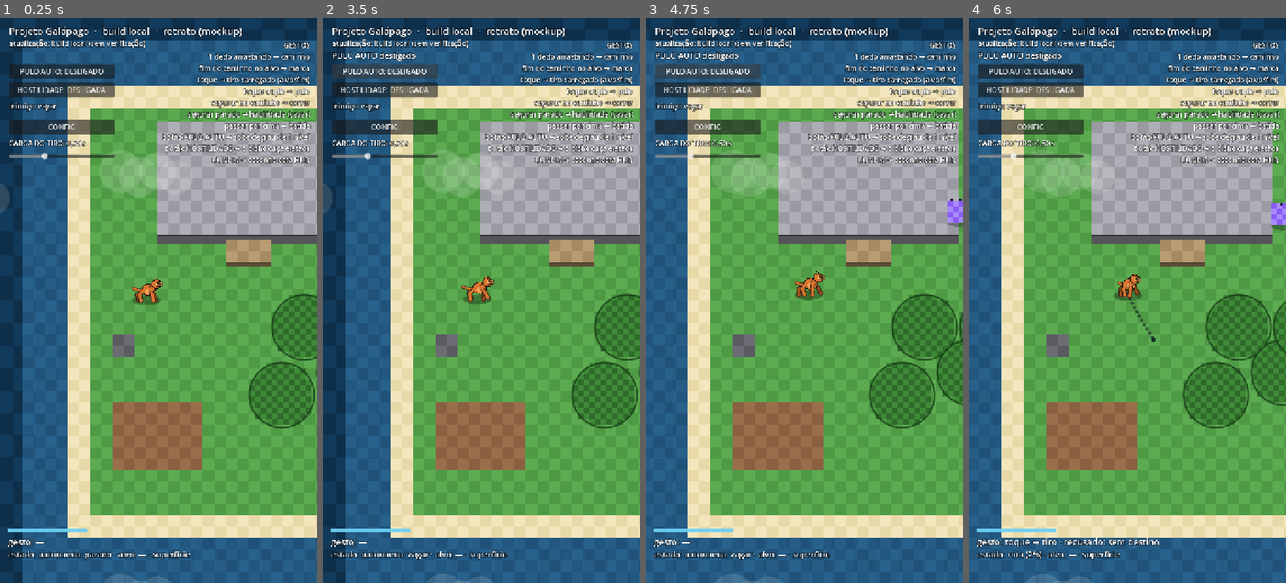
Above: before the commit, frames 1-4 (left to right).
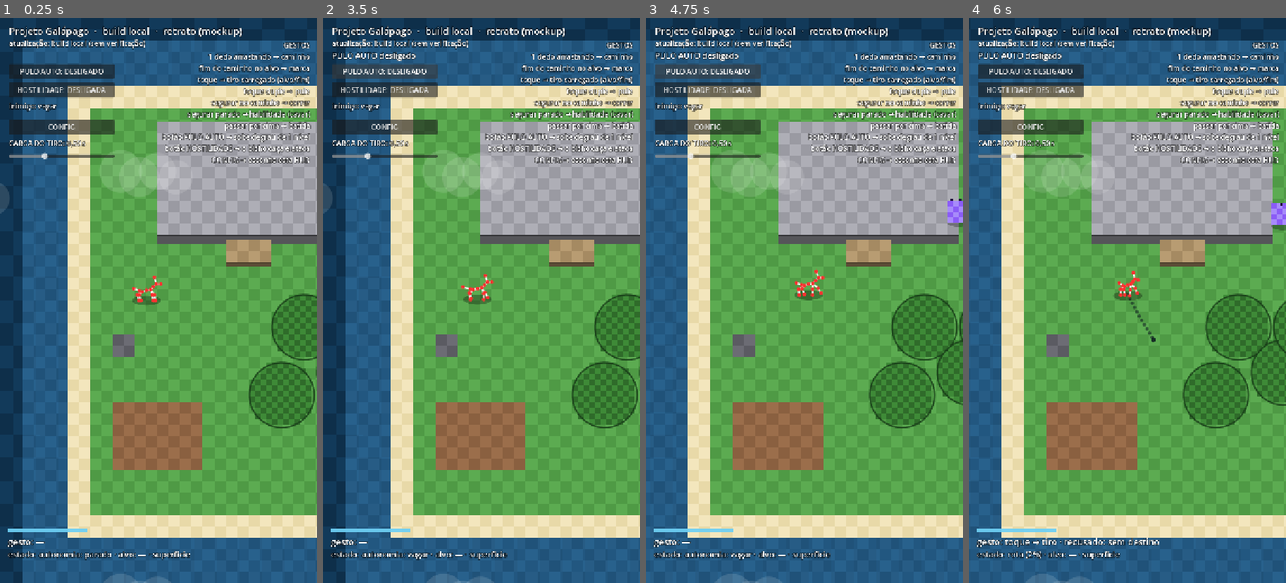
Above: after the commit, the same moments.

Repository: jonathasptbr-gh/Projeto-Galapago
Game: Godot game, scene res://jogo/main.tscn
Two runs of this game, one before a commit and one after it. Both use one fixed random seed, a clock stepped at 60 frames per second and the inputs below.
Inputs (mouse positions are in pixels of both pictures, inside the frame that each line leads up to):
- Up to frame 1 (0.25 s): no input
- Up to frame 2 (3.5 s): click "PULO AUTO: DESLIGADO" at 0.5 s; click "PULO AUTO: LIGADO" at 1.25 s; click "PULO AUTO: DESLIGADO" at 2 s; click "PULO AUTO: LIGADO" at 2.75 s
- Up to frame 3 (4.75 s): click "PULO AUTO: DESLIGADO" at 3.5 s; click "PULO AUTO: LIGADO" at 4.25 s
- Up to frame 4 (6 s): move the mouse to (1197, 272) at 5.02 s; click (1197, 272) at 5.17 s; drag from (1064, 328) to (1111, 413) at 5.77 s

The runs differ from the first frame. In frame 1, 0.2% of the frame differs, in the area x 41-52%, y 45-51%; in frame 2, 0.2%; in frame 3, 0.2%, in the area x 46-57%, y 44-50%; in frame 4, 0.2%.

Commit message:
v0.25.2: pele esquelética (linhas brancas, pontos vermelhos)

Diff:
--- a/dados/rig/canino.json
+++ b/dados/rig/canino.json
@@ -207,6 +207,11 @@
           "a": "joelho_f2",
           "b": "pata_f2",
           "w": 3.5
+        },
+        {
+          "a": "cabeca",
+          "b": "orelha",
+          "w": 3.0
         }
       ]
     },
@@ -314,6 +319,21 @@
           "a": "peito",
           "b": "pata_d",
           "w": 4.0
+        },
+        {
+          "a": "cabeca",
+          "b": "orelha_e",
+          "w": 2.5
+        },
+        {
+          "a": "cabeca",
+          "b": "orelha_d",
+          "w": 2.5
+        },
+        {
+          "a": "cabeca",
+          "b": "focinho",
+          "w": 3.5
         }
       ]
     },
@@ -463,6 +483,11 @@
           "a": "joelho_f2",
           "b": "pata_f2",
           "w": 3.5
+        },
+        {
+          "a": "cabeca",
+          "b": "orelha",
+          "w": 3.0
         }
       ]
     },
@@ -612,6 +637,11 @@
           "a": "joelho_f2",
           "b": "pata_f2",
           "w": 3.5
+        },
+        {
+          "a": "cabeca",
+          "b": "orelha",
+          "w": 3.0
         }
       ]
     }
--- a/jogo/pele_geometrica.gd
+++ b/jogo/pele_geometrica.gd
@@ -1,17 +1,15 @@
 extends RefCounted
-## PELE GEOMÉTRICA — o rig desenhado com formas. Nenhum asset, nenhuma geração.
-## Lê `sim/esqueleto.gd` (pose e âncoras por NOME) e só desenha; trocar por
-## sprite é trocar esta pele, não a mecânica.
+## PELE ESQUELÉTICA — o rig desenhado SÓ com linhas e pontos de articulação:
+## linhas BRANCAS nos ossos, pontos VERMELHOS nas juntas. Nada de corpo
+## preenchido: nesta fase o alvo é ler o movimento das juntas. Foco no
+## quadrúpede canino; serpente e ave usam o mesmo renderizador genérico.
+## Trocar por sprite é trocar esta pele, não a mecânica.
 
 const E := preload("res://sim/esqueleto.gd")
-const TINTA := Color("#2a1a10")
+const LINHA := Color("#ffffff")
+const PONTO := Color("#ff3030")
 const ANCORA := {"boca": Color("#7fe0ff"), "coroa": Color("#ffd84d"), "base_cauda": Color("#ff9f6b"),
 	"dorso": Color("#c58bff"), "asa_e": Color("#9fe26a"), "asa_d": Color("#9fe26a")}
-const PALETAS := {
-	"canino": {"corpo": "#d9752f", "claro": "#f2a45c", "escuro": "#9c4f1c"},
-	"serpente": {"corpo": "#6fae5a", "claro": "#a8d98a", "escuro": "#3f7034"},
-	"ave": {"corpo": "#c9b48a", "claro": "#e6d7b4", "escuro": "#8a7350"}
-}
 
 
 ## `base` é o ponto do chão da criatura na tela; `tinta` escurece no subsolo.
@@ -25,23 +23,17 @@
 		return
 	var j: Dictionary = pose["juntas"]
 	var piv := Vector2(float(rig["pivot_px"][0]), float(rig["pivot_px"][1]))
-	var arq := String(rig.get("arquetipo", "quadrupede"))
-	var pal: Dictionary = PALETAS.get(String(rig.get("id", "")), PALETAS["canino"])
-	var cores := {
-		"corpo": Color(pal["corpo"]) * tinta,
-		"claro": Color(pal["claro"]) * tinta,
-		"escuro": Color(pal["escuro"]) * tinta,
-		"tinta": TINTA * tinta,
-	}
-	match arq:
-		"serpente":
-			_serpente(c, rig, j, direcao, base, piv, escala, cores)
-		"ave":
-			_ave(c, rig, j, direcao, base, piv, escala, cores)
-		_:
-			_quadrupede(c, rig, j, direcao, base, piv, escala, cores)
+	var perf: Dictionary = rig["profiles"][rig["directions"][direcao]["profile"]]
+	var linha := LINHA * tinta
+	var ponto := PONTO * tinta
+	# ossos (linhas) primeiro, juntas (pontos) por cima
+	for b in perf["bones"]:
+		if j.has(b["a"]) and j.has(b["b"]):
+			c.draw_line(_p(j[b["a"]], base, piv, escala), _p(j[b["b"]], base, piv, escala),
+				linha, 2.0 * escala, true)
+	for nome in j:
+		c.draw_circle(_p(j[nome], base, piv, escala), 2.2 * escala, ponto, true, -1.0, true)
 	if debug:
-		_ossos(c, rig, j, direcao, base, piv, escala)
 		_ancoras(c, rig, pose, direcao, base, piv, escala)
 
 
@@ -49,273 +41,7 @@
 	return base + (p - piv) * s
 
 
-static func _cor(cores: Dictionary, chave: String) -> Color:
-	return cores.get(chave, cores["corpo"])
-
-
-# --- quadrúpede ---
-
-static func _quadrupede(c: CanvasItem, rig: Dictionary, j: Dictionary, direcao: String,
-		base: Vector2, piv: Vector2, s: float, cores: Dictionary) -> void:
-	var costas := bool(rig["directions"][direcao]["costas"])
-	var perf: String = rig["directions"][direcao]["profile"]
-	if perf == "frontal":
-		_quad_frontal(c, j, base, piv, s, cores, costas)
-	else:
-		_quad_lateral(c, j, base, piv, s, cores, costas)
-
-
-static func _quad_lateral(c: CanvasItem, j: Dictionary, base: Vector2, piv: Vector2, s: float,
-		cores: Dictionary, costas: bool) -> void:
-	var tinta := _cor(cores, "tinta")
-	var corpo := _cor(cores, "corpo")
-	var claro := _cor(cores, "claro")
-	var escuro := _cor(cores, "escuro")
-	for suf in ["t2", "f2"]:
-		if j.has("pata_" + suf) and j.has("joelho_" + suf):
-			var raiz := "quadril" if suf.begins_with("t") else "peito"
-			_membro(c, _p(j[raiz], base, piv, s), _p(j["joelho_" + suf], base, piv, s),
-				_p(j["pata_" + suf], base, piv, s), 3.6 * s, escuro, tinta)
-	if not costas and j.has("cauda_base"):
-		_cauda(c, j, base, piv, s, corpo, tinta)
-	var meio: Vector2 = (j["lombo"] + j["peito"]) * 0.5
-	_elipse(c, _p(meio, base, piv, s), 9.2 * s, 7.6 * s, corpo, tinta)
-	_elipse(c, _p(meio + Vector2(1.2, 2.4), base, piv, s), 6.2 * s, 4.2 * s, claro, Color(0, 0, 0, 0))
-	for suf in ["t", "f"]:
-		if j.has("pata_" + suf) and j.has("joelho_" + suf):
-			var raiz2 := "quadril" if suf == "t" else "peito"
-			_membro(c, _p(j[raiz2], base, piv, s), _p(j["joelho_" + suf], base, piv, s),
-				_p(j["pata_" + suf], base, piv, s), 4.0 * s, corpo, tinta)
-	_membro(c, _p(j["peito"], base, piv, s), _p(j["pescoco"], base, piv, s),
-		_p(j["cabeca"], base, piv, s), 5.8 * s, corpo, tinta)
-	var cab := _p(j["cabeca"], base, piv, s)
-	var foc := _p(j["focinho"], base, piv, s)
-	var d := (foc - cab).normalized()
-	var n := d.orthogonal()
-	_elipse(c, cab, 6.2 * s, 5.9 * s, corpo, tinta)
-	if not costas:
-		_membro(c, cab + d * 1.0 * s, cab + d * 3.0 * s, foc, 4.3 * s, claro, tinta)
-	if costas:
-		_cauda(c, j, base, piv, s, corpo, tinta)
-	var ponta := _p(j["orelha"], base, piv, s) if j.has("orelha") else cab + n * 7.0 * s
-	c.draw_colored_polygon(PackedVector2Array([cab + n * 3.6 * s + d * 3.0 * s,
-		cab + n * 3.4 * s - d * 2.6 * s, ponta]), tinta)
-	c.draw_colored_polygon(PackedVector2Array([cab + n * 2.8 * s + d * 2.2 * s,
-		cab + n * 2.6 * s - d * 1.8 * s, ponta]), corpo)
-	if not costas:
-		c.draw_circle(foc - d * 0.8 * s, 1.5 * s, tinta, true, -1.0, true)
-		c.draw_circle(cab + n * 1.2 * s + d * 2.4 * s, 1.2 * s, tinta, true, -1.0, true)
-
-
-static func _cauda(c: CanvasItem, j: Dictionary, base: Vector2, piv: Vector2, s: float,
-		corpo: Color, tinta: Color) -> void:
-	if not (j.has("cauda_base") and j.has("cauda_ponta")):
-		return
-	var q := _p(j["quadril"], base, piv, s)
-	var cb := _p(j["cauda_base"], base, piv, s)
-	var cp := _p(j["cauda_ponta"], base, piv, s)
-	c.draw_line(q, cb, tinta, 5.4 * s, true)
-	c.draw_line(cb, cp, tinta, 4.2 * s, true)
-	c.draw_circle(cp, 2.1 * s, tinta, true, -1.0, true)
-	c.draw_line(q, cb, corpo, 4.0 * s, true)
-	c.draw_line(cb, cp, corpo, 2.8 * s, true)
-	c.draw_circle(cp, 1.4 * s, corpo, true, -1.0, true)
-
-
-static func _quad_frontal(c: CanvasItem, j: Dictionary, base: Vector2, piv: Vector2, s: float,
-		cores: Dictionary, costas: bool) -> void:
-	var tinta := _cor(cores, "tinta")
-	var corpo := _cor(cores, "corpo")
-	var claro := _cor(cores, "claro")
-	var escuro := _cor(cores, "escuro")
-	var centro := _p((j["lombo"] + j["peito"]) * 0.5, base, piv, s)
-	# CAMADA, não ocultação: o par de TRÁS sai do quadril e fica ATRÁS do
-	# tronco; o par da FRENTE sai do peito e passa POR CIMA do tronco.
-	# De costas (norte), os pares trocam de lado.
-	var atras: Array = ["pata_te", "pata_td"] if not costas else ["pata_e", "pata_d"]
-	var frente: Array = ["pata_e", "pata_d"] if not costas else ["pata_te", "pata_td"]
-	for k in atras:
-		if j.has(k):
-			var raiz := "quadril" if not costas else "peito"
-			var pe := _p(j[k], base, piv, s)
-			c.draw_line(_p(j[raiz], base, piv, s), pe, tinta, 5.4 * s, true)
-			c.draw_line(_p(j[raiz], base, piv, s), pe, escuro, 3.6 * s, true)
-	_elipse(c, centro, 9.0 * s, 7.6 * s, corpo, tinta)
-	_elipse(c, centro + Vector2(0, 2.4) * s, 5.4 * s, 4.4 * s, claro, Color(0, 0, 0, 0))
-	for k in frente:
-		if j.has(k):
-			var raiz2 := "peito" if not costas else "quadril"
-			var pe2 := _p(j[k], base, piv, s)
-			c.draw_line(_p(j[raiz2], base, piv, s), pe2, tinta, 5.6 * s, true)
-			c.draw_line(_p(j[raiz2], base, piv, s), pe2, corpo, 4.0 * s, true)
-			_elipse(c, pe2, 3.3 * s, 2.0 * s, escuro, tinta)
-	var cab := _p(j["cabeca"], base, piv, s)
-	_elipse(c, cab, 7.0 * s, 6.6 * s, corpo, tinta)
-	for k in ["orelha_e", "orelha_d"]:
-		if j.has(k):
-			var ponta := _p(j[k], base, piv, s)
-			var lado := -1.0 if k == "orelha_e" else 1.0
-			var b := cab + Vector2(lado * 4.2, -3.8) * s
-			c.draw_colored_polygon(PackedVector2Array([b + Vector2(-2.6, 1.2) * s,
-				b + Vector2(2.6, 1.2) * s, ponta]), tinta)
-			c.draw_colored_polygon(PackedVector2Array([b + Vector2(-1.9, 0.7) * s,
-				b + Vector2(1.9, 0.7) * s, ponta + Vector2(0, 1.2) * s]), corpo)
-	if not costas:
-		var foc := _p(j["focinho"], base, piv, s)
-		_elipse(c, foc, 3.4 * s, 2.4 * s, claro, tinta)
-		_elipse(c, foc + Vector2(0, -1.4) * s, 1.5 * s, 1.1 * s, tinta, Color(0, 0, 0, 0))
-		c.draw_circle(cab + Vector2(-2.7, 0.4) * s, 1.25 * s, tinta, true, -1.0, true)
-		c.draw_circle(cab + Vector2(2.7, 0.4) * s, 1.25 * s, tinta, true, -1.0, true)
-	elif j.has("cauda_base") and j.has("cauda_ponta"):
-		var cb := _p(j["cauda_base"], base, piv, s)
-		var cp := _p(j["cauda_ponta"], base, piv, s)
-		c.draw_line(cb, cp, tinta, 4.6 * s, true)
-		c.draw_line(cb, cp, corpo, 3.2 * s, true)
-		c.draw_circle(cp, 1.6 * s, corpo, true, -1.0, true)
-
-
-# --- serpente ---
-
-static func _serpente(c: CanvasItem, rig: Dictionary, j: Dictionary, direcao: String,
-		base: Vector2, piv: Vector2, s: float, cores: Dictionary) -> void:
-	var tinta := _cor(cores, "tinta")
-	var corpo := _cor(cores, "corpo")
-	var claro := _cor(cores, "claro")
-	var cadeia: Array[Vector2] = []
-	for i in 8:
-		var nome := "s%d" % i
-		if j.has(nome):
-			cadeia.append(_p(j[nome], base, piv, s))
-	for extra in ["pescoco", "cabeca"]:
-		if j.has(extra):
-			cadeia.append(_p(j[extra], base, piv, s))
-	if cadeia.size() < 2:
-		return
-	# contorno UMA vez (a silhueta), depois o preenchimento por cima: sem anéis
-	c.draw_polyline(PackedVector2Array(cadeia), tinta, 8.0 * s, true)
-	for p in cadeia:
-		c.draw_circle(p, 4.0 * s, tinta, true, -1.0, true)
-	for i in cadeia.size() - 1:
-		var w := 6.0 if i < 4 else (4.5 if i < 7 else 3.5)
-		c.draw_line(cadeia[i], cadeia[i + 1], corpo, w * s, true)
-	for i in cadeia.size():
-		var w2 := 6.0 if i < 5 else (4.5 if i < 8 else 3.5)
-		c.draw_circle(cadeia[i], w2 * 0.5 * s, corpo, true, -1.0, true)
-	if j.has("s4"):
-		_elipse(c, _p(j["s4"], base, piv, s) + Vector2(0, 1.6) * s, 9.0 * s, 2.4 * s, claro, Color(0, 0, 0, 0))
-	if j.has("cabeca"):
-		var cab := _p(j["cabeca"], base, piv, s)
-		_elipse(c, cab, 6.2 * s, 5.2 * s, corpo, tinta)
-		var costas := bool(rig["directions"][direcao]["costas"])
-		if not costas and j.has("boca"):
-			var boca := _p(j["boca"], base, piv, s)
-			c.draw_line(cab + Vector2(2.0, 0) * s, boca, tinta, 1.6 * s, true)
-			c.draw_circle(cab + Vector2(2.6, -1.6) * s, 1.3 * s, tinta, true, -1.0, true)
-			c.draw_circle(cab + Vector2(3.2, 0.8) * s, 0.8 * s, tinta, true, -1.0, true)
-
-
-# --- ave ---
-
-static func _ave(c: CanvasItem, rig: Dictionary, j: Dictionary, direcao: String,
-		base: Vector2, piv: Vector2, s: float, cores: Dictionary) -> void:
-	var tinta := _cor(cores, "tinta")
-	var corpo := _cor(cores, "corpo")
-	var claro := _cor(cores, "claro")
-	var escuro := _cor(cores, "escuro")
-	var costas := bool(rig["directions"][direcao]["costas"])
-	# perna de trás
-	if j.has("pata_d") and j.has("coxa_d"):
-		_membro(c, _p(j["coxa_d"], base, piv, s), _p(j["coxa_d"], base, piv, s),
-			_p(j["pata_d"], base, piv, s), 2.8 * s, escuro, tinta)
-	# asa de trás (frontal)
-	if j.has("asa_d") and j.has("asa_ponta_d"):
-		_asa(c, _p(j["asa_d"], base, piv, s), _p(j["asa_ponta_d"], base, piv, s), s, escuro, tinta)
-	if j.has("cauda") and j.has("cauda_ponta"):
-		_membro(c, _p(j["corpo"], base, piv, s), _p(j["cauda"], base, piv, s),
-			_p(j["cauda_ponta"], base, piv, s), 3.2 * s, corpo, tinta)
-	var meio: Vector2 = (j["corpo"] + j["peito"]) * 0.5
-	_elipse(c, _p(meio, base, piv, s), 9.4 * s, 8.2 * s, corpo, tinta)
-	_elipse(c, _p(meio + Vector2(0, 2.4), base, piv, s), 5.6 * s, 4.4 * s, claro, Color(0, 0, 0, 0))
-	# perna da frente
-	if j.has("pata_e") and j.has("coxa_e"):
-		_membro(c, _p(j["coxa_e"], base, piv, s), _p(j["coxa_e"], base, piv, s),
-			_p(j["pata_e"], base, piv, s), 3.0 * s, corpo, tinta)
-	# asa dobrada: lateral no corpo, frontal nas laterais
-	if j.has("asa") and j.has("asa_ponta"):
-		_asa(c, _p(j["asa"], base, piv, s), _p(j["asa_ponta"], base, piv, s), s, escuro, tinta)
-	if j.has("asa_e") and j.has("asa_ponta_e"):
-		_asa(c, _p(j["asa_e"], base, piv, s), _p(j["asa_ponta_e"], base, piv, s), s, claro, tinta)
-	# pescoço, cabeça e bico
-	if j.has("pescoco") and j.has("cabeca"):
-		_membro(c, _p(j["peito"], base, piv, s), _p(j["pescoco"], base, piv, s),
-			_p(j["cabeca"], base, piv, s), 4.6 * s, corpo, tinta)
-		var cab := _p(j["cabeca"], base, piv, s)
-		_elipse(c, cab, 5.6 * s, 5.0 * s, corpo, tinta)
-		if not costas and j.has("bico"):
-			var bic := _p(j["bico"], base, piv, s)
-			var d := (bic - cab).normalized()
-			var n := d.orthogonal()
-			c.draw_colored_polygon(PackedVector2Array([cab + n * 2.6 * s, cab - n * 2.6 * s,
-				bic + d * 3.4 * s]), Color("#e0a33c") * tinta)
-			c.draw_circle(cab + n * 1.8 * s + d * 1.0 * s, 1.2 * s, tinta, true, -1.0, true)
-
-
-static func _asa(c: CanvasItem, a: Vector2, ponta: Vector2, s: float, cor: Color, tinta: Color) -> void:
-	_elipse(c, a, 4.6 * s, 5.6 * s, cor, tinta)
-	c.draw_line(a + Vector2(0, 1.5) * s, ponta, cor.darkened(0.25), 1.2 * s, true)
-
-
-# --- peças ---
-
-static func _osso(c: CanvasItem, a: Vector2, b: Vector2, w: float, cor: Color, tinta: Color) -> void:
-	c.draw_line(a, b, tinta, w + 2.0, true)
-	c.draw_circle(a, (w + 2.0) * 0.5, tinta, true, -1.0, true)
-	c.draw_circle(b, (w + 2.0) * 0.5, tinta, true, -1.0, true)
-	c.draw_line(a, b, cor, w, true)
-	c.draw_circle(a, w * 0.5, cor, true, -1.0, true)
-	c.draw_circle(b, w * 0.5, cor, true, -1.0, true)
-
-
-static func _membro(c: CanvasItem, a: Vector2, b: Vector2, d: Vector2, w: float,
-		cor: Color, tinta: Color) -> void:
-	c.draw_line(a, b, tinta, w + 2.0, true)
-	c.draw_line(b, d, tinta, w + 2.0, true)
-	c.draw_circle(b, (w + 2.0) * 0.5, tinta, true, -1.0, true)
-	c.draw_circle(d, (w + 2.0) * 0.5, tinta, true, -1.0, true)
-	c.draw_line(a, b, cor, w, true)
-	c.draw_line(b, d, cor, w, true)
-	c.draw_circle(a, w * 0.5, cor, true, -1.0, true)
-	c.draw_circle(b, w * 0.5, cor, true, -1.0, true)
-	c.draw_circle(d, w * 0.5, cor, true, -1.0, true)
-
-
-static func _elipse(c: CanvasItem, centro: Vector2, rx: float, ry: float, cor: Color, contorno: Color) -> void:
-	if contorno.a > 0.0:
-		_elipse_preenchida(c, centro, rx + 1.2, ry + 1.2, contorno)
-	_elipse_preenchida(c, centro, rx, ry, cor)
-
-
-static func _elipse_preenchida(c: CanvasItem, centro: Vector2, rx: float, ry: float, cor: Color) -> void:
-	var pts := PackedVector2Array()
-	for i in 26:
-		var a := TAU * float(i) / 26.0
-		pts.append(centro + Vector2(cos(a) * rx, sin(a) * ry))
-	c.draw_colored_polygon(pts, cor)
-
-
-# --- debug do contrato ---
-
-static func _ossos(c: CanvasItem, rig: Dictionary, j: Dictionary, direcao: String,
-		base: Vector2, piv: Vector2, s: float) -> void:
-	var perf: Dictionary = rig["profiles"][rig["directions"][direcao]["profile"]]
-	for b in perf["bones"]:
-		if j.has(b["a"]) and j.has(b["b"]):
-			c.draw_line(_p(j[b["a"]], base, piv, s), _p(j[b["b"]], base, piv, s),
-				Color(0.5, 0.83, 1.0, 0.85), 1.0, true)
-	for nome in j:
-		c.draw_circle(_p(j[nome], base, piv, s), 1.6, Color(0.9, 0.95, 1.0, 0.9), true, -1.0, true)
-
-
+## Só no debug: âncoras por NOME (as mesmas que módulos e VFX usam).
 static func _ancoras(c: CanvasItem, rig: Dictionary, pose: Dictionary, direcao: String,
 		base: Vector2, piv: Vector2, s: float) -> void:
 	var t := E.sockets(rig, pose, direcao)
@@ -325,5 +51,6 @@
 		var cor: Color = ANCORA.get(nome, Color("#ffd84d"))
 		if t[nome]["z"] == "back":
 			cor = Color(cor.darkened(0.25), 0.75)
-		c.draw_circle(_p(t[nome]["pos"], base, piv, s), 2.2, TINTA, true, -1.0, true)
-		c.draw_circle(_p(t[nome]["pos"], base, piv, s), 1.6, cor, true, -1.0, true)
+		var p: Vector2 = _p(t[nome]["pos"], base, piv, s)
+		c.draw_circle(p, 3.4 * s, Color(0, 0, 0, 0.8), true, -1.0, true)
+		c.draw_circle(p, 2.4 * s, cor, true, -1.0, true)
--- a/testes/test_esqueleto.gd
+++ b/testes/test_esqueleto.gd
@@ -300,3 +300,15 @@
 	checar((j["pata_te"] as Vector2).y < 50.0, "traseira esquerda levanta na vez dela")
 	perto((j["pata_e"] as Vector2).y, 50.0, 0.001, "dianteira esquerda plantada")
 	perto((j["pata_td"] as Vector2).y, 50.0, 0.001, "traseira direita plantada")
+
+
+func test_todo_ponto_do_canino_tem_osso() -> void:
+	var m := _rig_nome("canino")
+	for perfil in m["profiles"]:
+		var juntas: Dictionary = m["profiles"][perfil]["joints"]
+		var nos: Dictionary = {}
+		for b in m["profiles"][perfil]["bones"]:
+			nos[b["a"]] = true
+			nos[b["b"]] = true
+		for k in juntas:
+			checar(nos.has(k), "junta %s/%s pertence a um osso" % [perfil, k])
Not shown, changed: docs/ARQUITETURA.md
Not shown, changed: docs/HISTORICO.md
Not shown, changed: docs/RESIDUOS.md
